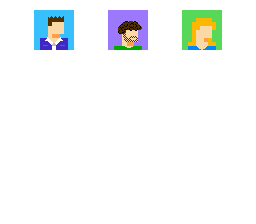
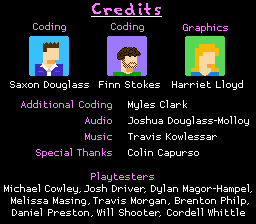
Layers edited between the first and the second 256 x 224 image:
painted on "Layer" over box(4, 3, 252, 217)
showed "Background" over box(0, 0, 256, 224)
